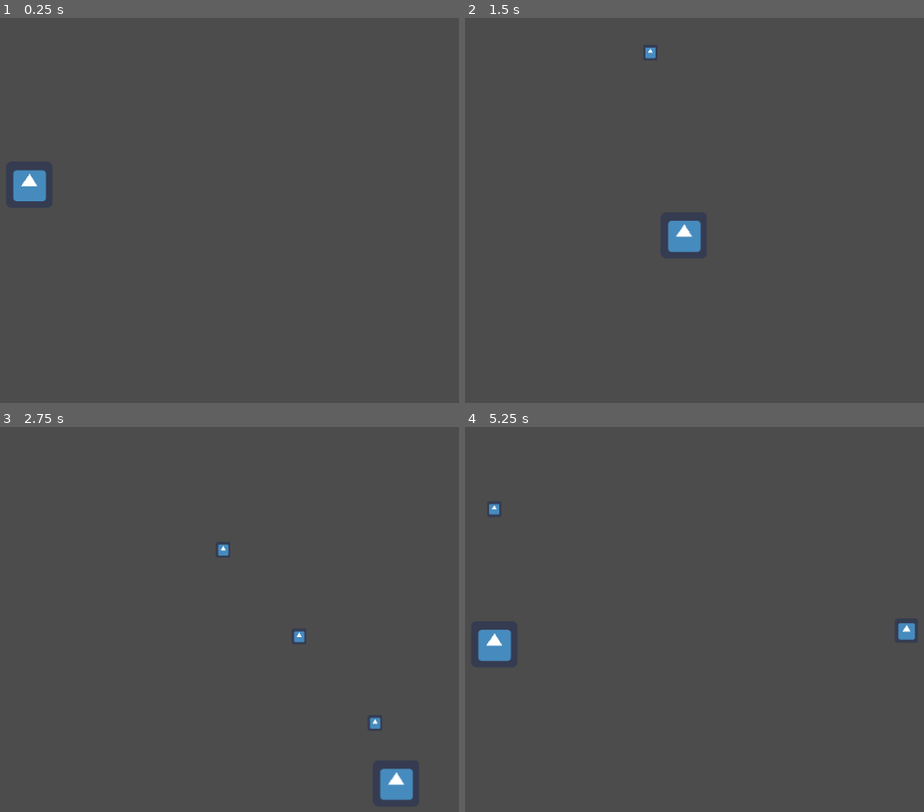
Above: before the commit, frames 1-4 (two rows, left to right).
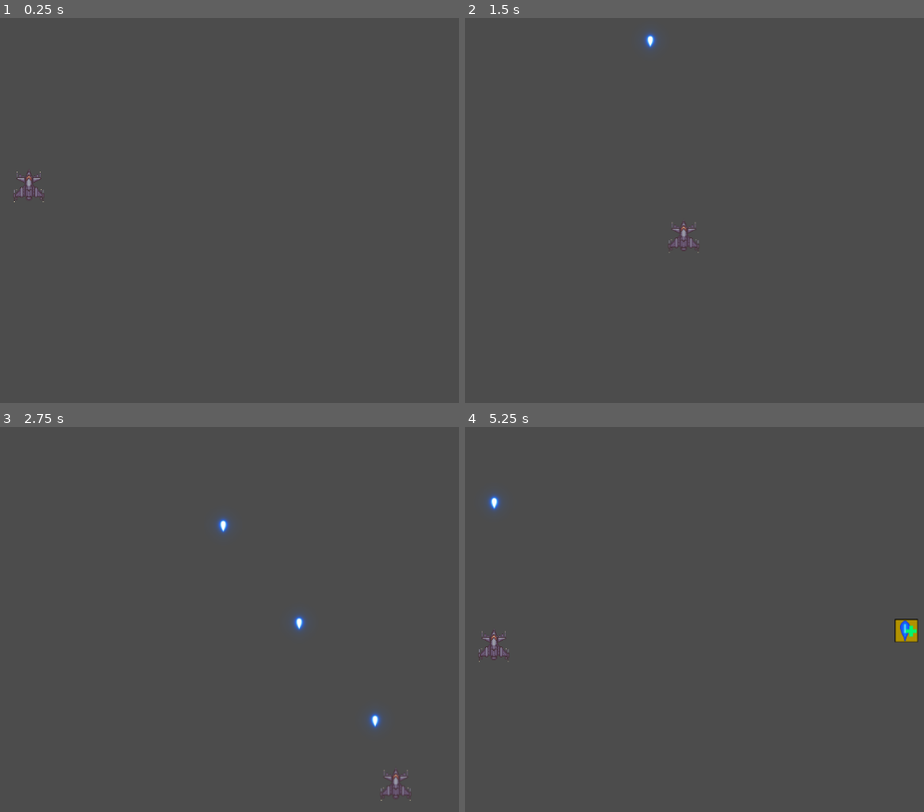
Above: after the commit, the same moments.

Repository: bondrewd0/Pv3-Final
Game: Godot game, scene res://TestLevel.tscn
Two runs of this game, one before a commit and one after it. Both use one fixed random seed, a clock stepped at 60 frames per second and the inputs below. The engine's default icon, where the game draws it, is replaced by a stand-in: a white triangle on a blue panel in a dark square.
Inputs (mouse positions are in pixels of both pictures, inside the frame that each line leads up to):
- Up to frame 1 (0.25 s): no input
- Up to frame 2 (1.5 s): tap Enter at 0.5 s; move the mouse to (850, 214) at 0.52 s; press the mouse at (850, 214) at 0.53 s; hold D (Right) 0.53-1.28 s; move the mouse to (538, 256) at 1.27 s; release the mouse at (538, 256) at 1.28 s; hold S (Down) from 1.28 s (still down); click (538, 256) at 1.35 s
- Up to frame 3 (2.75 s): move the mouse to (298, 550) at 2.02 s; release S (Down) at 2.03 s; press the mouse at (298, 550) at 2.03 s; hold D (Right) from 2.03 s (still down)
- Up to frame 4 (5.25 s): move the mouse to (653, 731) at 2.77 s; release D (Right) at 2.78 s; release the mouse at (653, 731) at 2.78 s; hold W (Up) 2.78-3.53 s; click (653, 731) at 2.85 s; move the mouse to (910, 708) at 3.52 s; press the mouse at (910, 708) at 3.53 s; hold A (Left) 3.53-5.03 s; move the mouse to (465, 577) at 4.27 s; release the mouse at (465, 577) at 4.28 s; click (465, 577) at 4.35 s; move the mouse to (726, 642) at 5.02 s; press the mouse at (726, 642) at 5.03 s; hold S (Down) from 5.03 s (still down)

The runs differ from the first frame. In frame 1, 0.6% of the frame differs, in the area x 2-11%, y 39-48%; in frame 2, 0.8%; in frame 3, 1.1%, in the area x 46-91%, y 23-98%; in frame 4, 1.1%.

Commit message:
Basic assets added

Diff:
--- a/Buff.tscn
+++ b/Buff.tscn
@@ -1,23 +1,21 @@
 [gd_scene load_steps=4 format=2]
 
 [ext_resource path="res://Scripts/Bufo.gd" type="Script" id=1]
-[ext_resource path="res://icon.png" type="Texture" id=2]
+[ext_resource path="res://Buff1.png" type="Texture" id=2]
 
 [sub_resource type="RectangleShape2D" id=1]
-extents = Vector2( 24, 25.5 )
+extents = Vector2( 13.7849, 12.7121 )
 
 [node name="Buff" type="Node2D"]
 script = ExtResource( 1 )
 
 [node name="BuffSprite" type="Sprite" parent="." groups=["bufos"]]
-scale = Vector2( 0.5, 0.53125 )
 texture = ExtResource( 2 )
 
 [node name="Area2D" type="Area2D" parent="BuffSprite" groups=["bufos"]]
 collision_layer = 2
 
 [node name="CollisionShape2D" type="CollisionShape2D" parent="BuffSprite/Area2D"]
-position = Vector2( -1, 0 )
 shape = SubResource( 1 )
 
 [connection signal="area_entered" from="BuffSprite/Area2D" to="." method="_on_Area2D_area_entered"]
--- a/Bullet.tscn
+++ b/Bullet.tscn
@@ -1,18 +1,18 @@
 [gd_scene load_steps=4 format=2]
 
-[ext_resource path="res://icon.png" type="Texture" id=1]
+[ext_resource path="res://06.png" type="Texture" id=1]
 [ext_resource path="res://Scripts/Bullet.gd" type="Script" id=2]
 
-[sub_resource type="CircleShape2D" id=1]
-radius = 32.0
+[sub_resource type="RayShape2D" id=1]
+length = 10.0
 
 [node name="Bullet" type="Node2D"]
-position = Vector2( 164, 283 )
 script = ExtResource( 2 )
-speed = 400
+speed = 450
 
 [node name="Sprite" type="Sprite" parent="." groups=["Bullet"]]
-scale = Vector2( 0.3125, 0.34375 )
+rotation = 4.71239
+scale = Vector2( 0.5, 0.5 )
 texture = ExtResource( 1 )
 
 [node name="Area2D" type="Area2D" parent="Sprite"]
@@ -20,9 +20,13 @@
 collision_mask = 16
 
 [node name="CollisionShape2D" type="CollisionShape2D" parent="Sprite/Area2D"]
+rotation = 4.71239
 shape = SubResource( 1 )
 
-[node name="VisibilityNotifier2D" type="VisibilityNotifier2D" parent="."]
+[node name="VisibilityNotifier2D" type="VisibilityNotifier2D" parent="Sprite"]
+position = Vector2( -1.37383, 0.0791154 )
+rotation = 1.5708
+scale = Vector2( 1.08104, 1.44358 )
 
 [connection signal="area_entered" from="Sprite/Area2D" to="." method="_on_Area2D_area_entered"]
-[connection signal="viewport_exited" from="VisibilityNotifier2D" to="." method="_on_VisibilityNotifier2D_viewport_exited"]
+[connection signal="viewport_exited" from="Sprite/VisibilityNotifier2D" to="." method="_on_VisibilityNotifier2D_viewport_exited"]
--- a/Player.tscn
+++ b/Player.tscn
@@ -1,12 +1,10 @@
-[gd_scene load_steps=5 format=2]
+[gd_scene load_steps=4 format=2]
 
-[ext_resource path="res://icon.png" type="Texture" id=1]
+[ext_resource path="res://Silver Fighter.png" type="Texture" id=1]
 [ext_resource path="res://Scripts/PlayerController.gd" type="Script" id=2]
 
-[sub_resource type="RectangleShape2D" id=1]
-extents = Vector2( 30, 29.5 )
-
-[sub_resource type="RectangleShape2D" id=2]
+[sub_resource type="CircleShape2D" id=1]
+radius = 5.09902
 
 [node name="Player" type="Node2D" groups=["Player"]]
 position = Vector2( 20, 0 )
@@ -31,11 +29,7 @@
 collision_mask = 2
 
 [node name="CollisionShape2D" type="CollisionShape2D" parent="KinematicBody2D/Area2D"]
-position = Vector2( 2, 0.5 )
 shape = SubResource( 1 )
-
-[node name="CollisionShape2D" type="CollisionShape2D" parent="KinematicBody2D"]
-shape = SubResource( 2 )
 
 [connection signal="timeout" from="KinematicBody2D/FireRate" to="." method="_on_FireRate_timeout"]
 [connection signal="timeout" from="KinematicBody2D/BuffTimer" to="." method="_on_BuffTimer_timeout"]
--- a/project.godot
+++ b/project.godot
@@ -10,7 +10,7 @@
 
 [application]
 
-config/name="Nuevo Proyecto De Juego"
+config/name="Final PV3"
 run/main_scene="res://TestLevel.tscn"
 config/icon="res://icon.png"
 
Binary file added: 06.png
Not shown, added: 06.png.import
Binary file added: 64.png
Not shown, added: 64.png.import
Binary file added: Buff1.png
Not shown, added: Buff1.png.import
Binary file added: Silver Fighter.png
Not shown, added: Silver Fighter.png.import
Not shown, added: Final P3 lista.pdf
